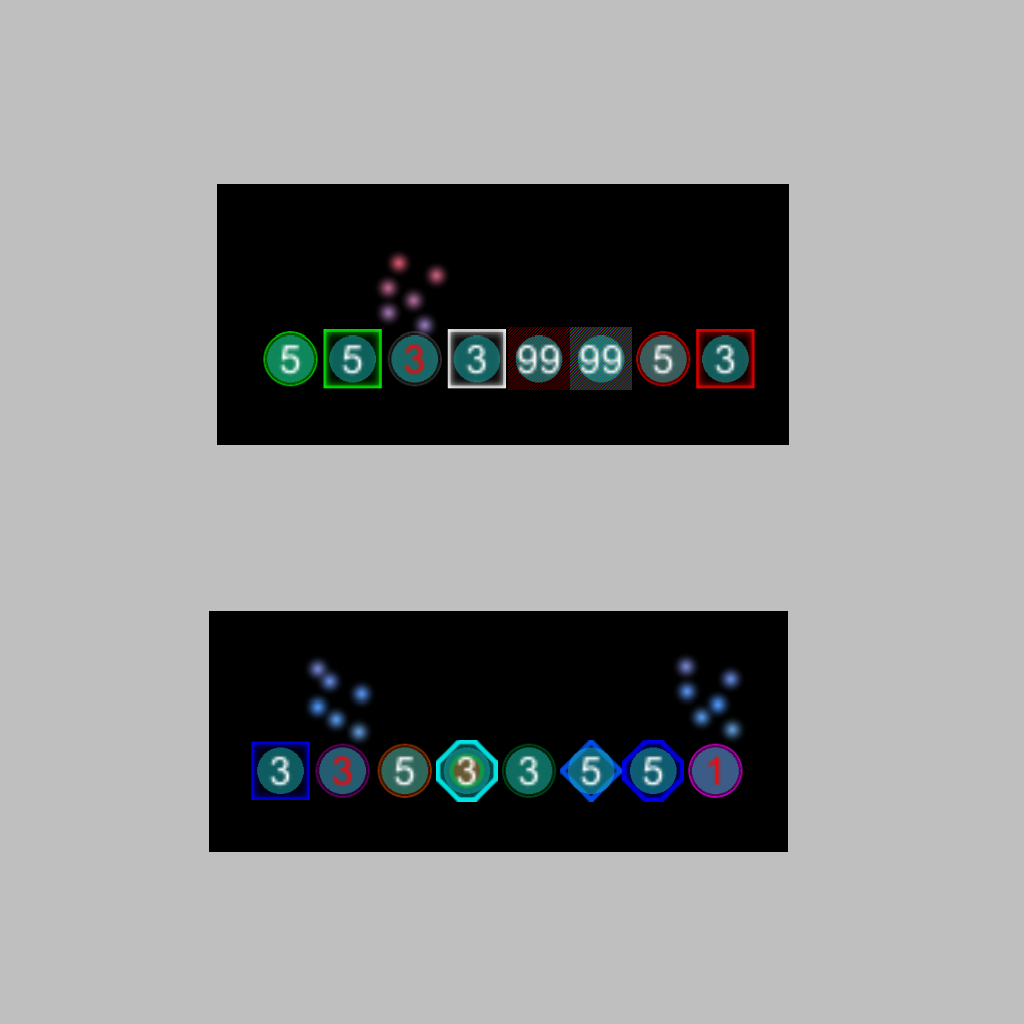
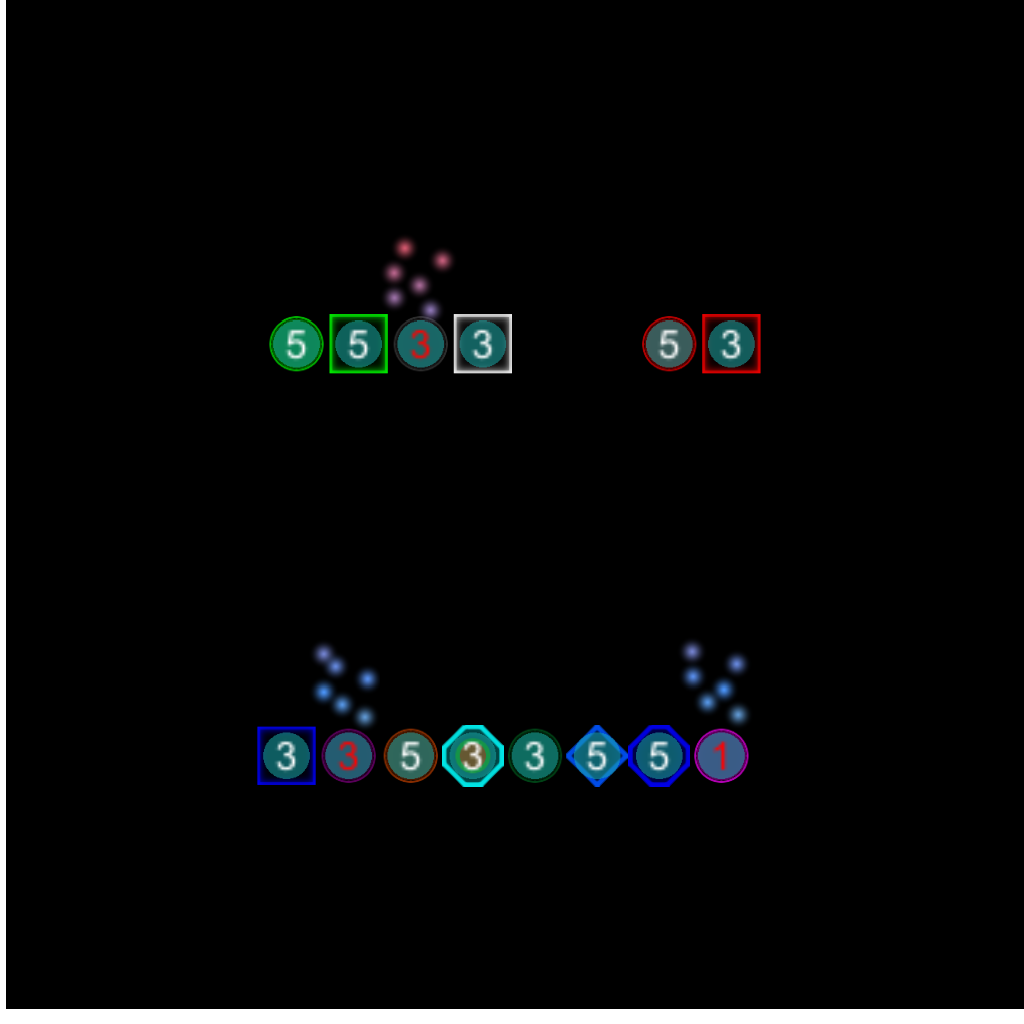
Comparing the layer stacks of the two (1024, 1024) images. Changes:
removed layer "Pasted Layer" over <box>251,638,752,802</box>
added layer "AOE" above "Basic" over <box>269,316,324,372</box>
added layer "Basic" above "Challenger" over <box>329,314,388,374</box>
added layer "Challenger" above "Black Plague" over <box>453,314,512,374</box>
added layer "Black Plague" above "Explosive" over <box>379,234,458,372</box>
added layer "Explosive" above "Fast" over <box>642,316,697,372</box>
added layer "Fast" above "Heavy" over <box>702,314,761,374</box>
added layer "Heavy" above "Nova" over <box>257,726,316,785</box>
added layer "Nova" above "Orthogonal" over <box>309,640,380,783</box>
added layer "Orthogonal" above "Overcharge" over <box>383,728,438,783</box>
added layer "Overcharge" above "Plague" over <box>442,725,504,787</box>
added layer "Plague" above "Shredder" over <box>507,728,563,783</box>
added layer "Shredder" above "Sniper" over <box>566,725,628,787</box>
added layer "Sniper" above "Supernova" over <box>628,725,690,787</box>
added layer "Supernova" above "Background" over <box>677,638,752,783</box>
painted on "Background" over <box>0,0,1024,1024</box>
